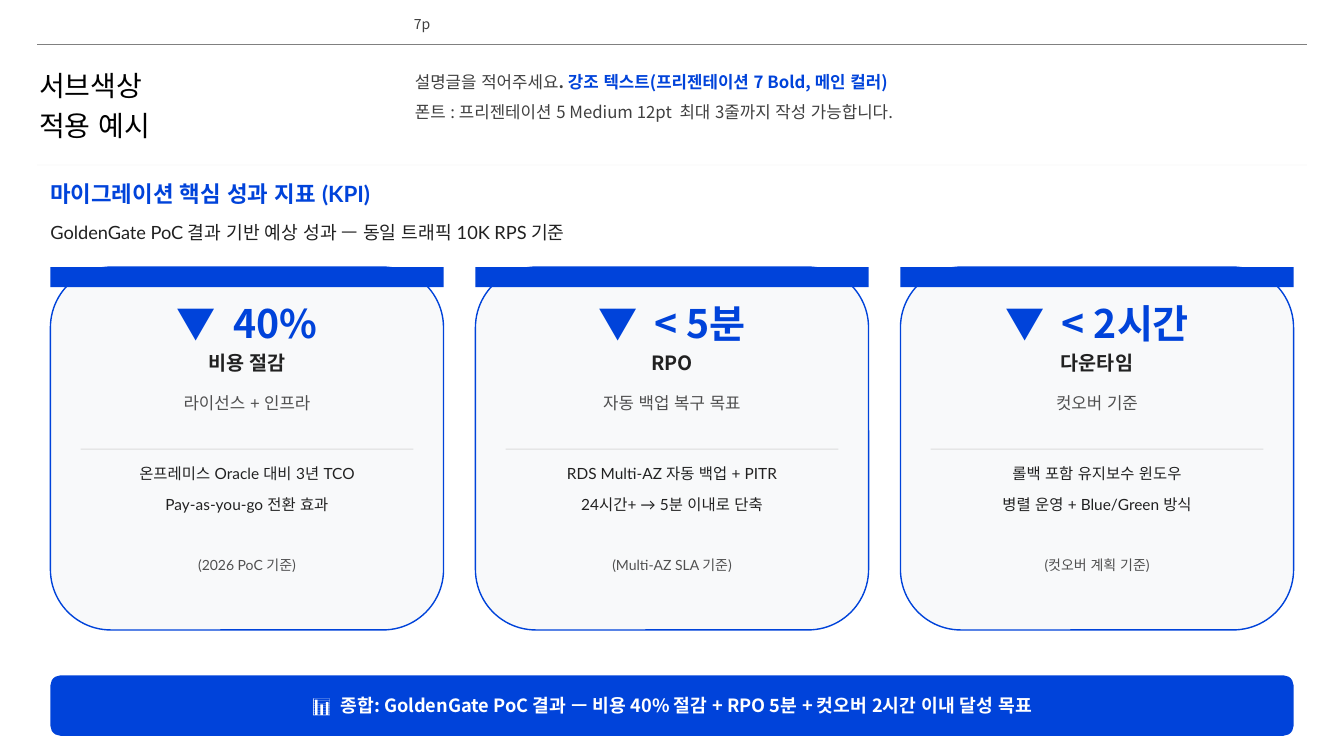
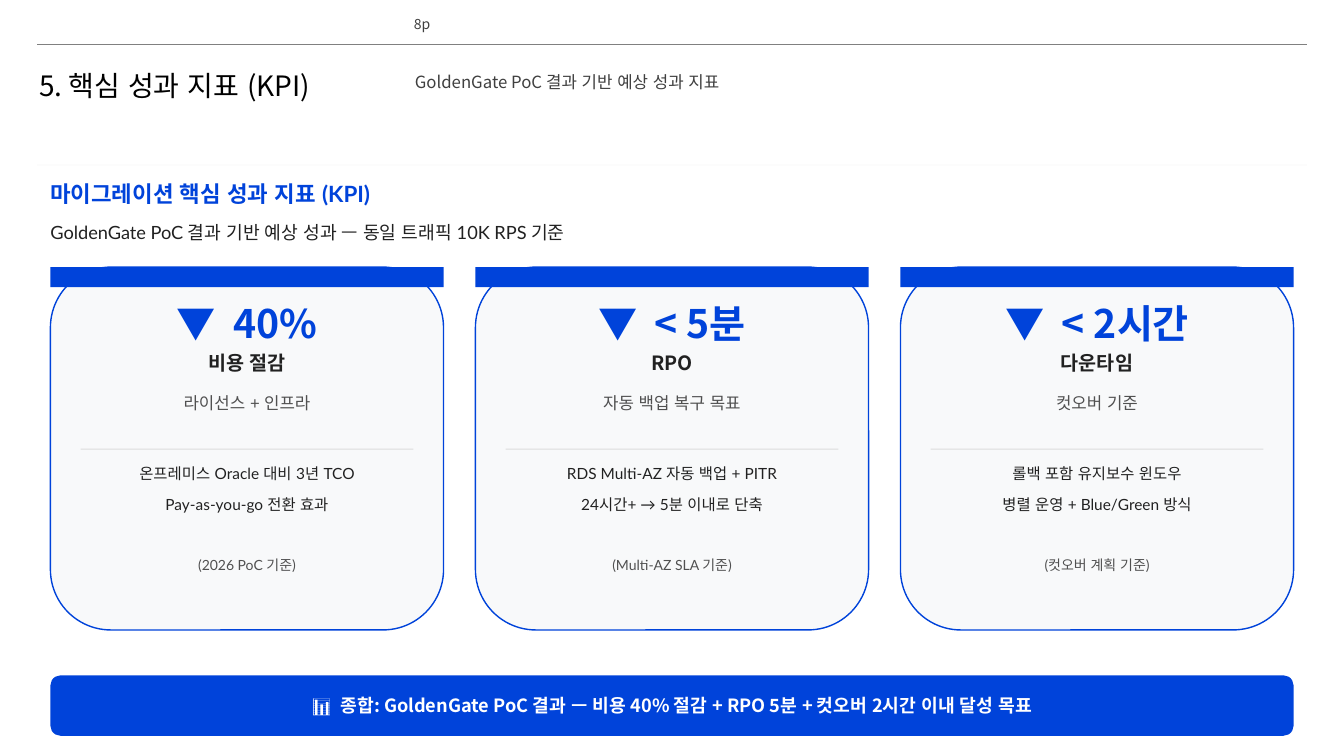
Before and after one commit to lhs6395-hslee/project-steer, a slide deck: slide 8 of results/pptx/Oracle_DB_Migration_Guide.pptx (slide 7 before the commit). Drawn at 1344x756 pixels with LibreOffice and Linux fonts; fonts in the diff are those of the drawing; background and template pictures are left out. Boxes give left, top, right and bottom in pixels: in the first picture for what was removed or moved away, otherwise in the second. Text is boxed around its words. In the diff, an @@ line names an element or a change of style, - is before the commit and + after.

```diff
--- a/results/pptx/Oracle_DB_Migration_Guide.pptx
+++ b/results/pptx/Oracle_DB_Migration_Guide.pptx
@@ page number at box(414, 19, 430, 32): text changed @@
-7p
+8p
@@ text at box(39, 72, 310, 102): text changed @@
-서브색상
-적용 예시
+5. 핵심 성과 지표 (KPI)
@@ text at box(415, 74, 719, 90): text changed @@
-설명글을 적어주세요. 강조 텍스트(프리젠테이션 7 Bold, 메인 컬러)
-폰트 : 프리젠테이션 5 Medium 12pt 최대 3줄까지 작성 가능합니다.
+GoldenGate PoC 결과 기반 예상 성과 지표
```
Also in this commit, not shown: 8 other slides changed, 1 slide added, 7 other files.
